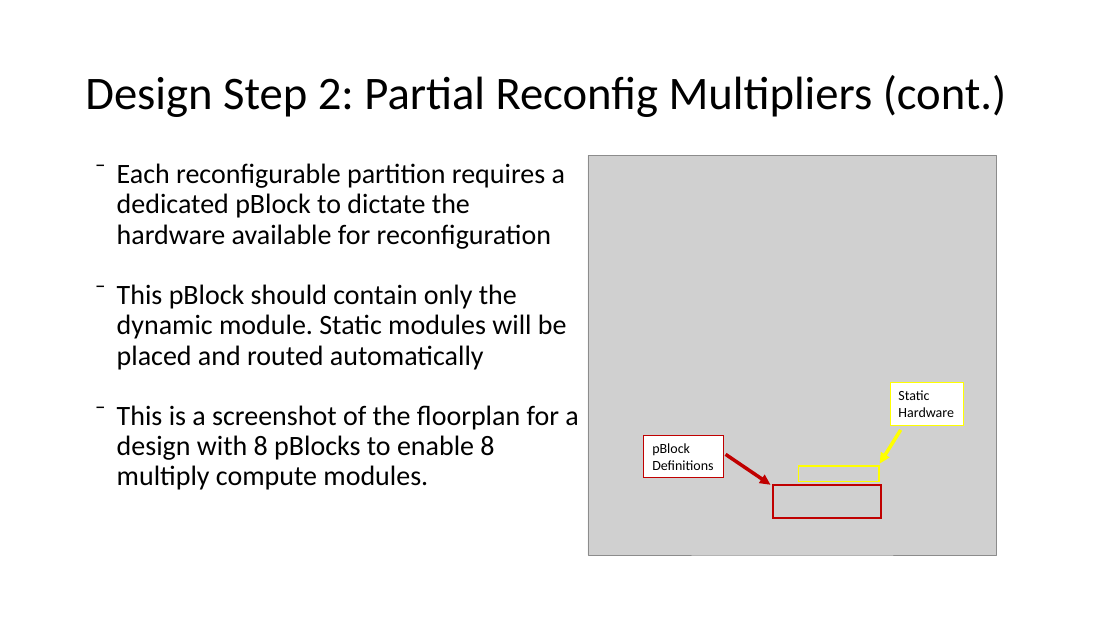
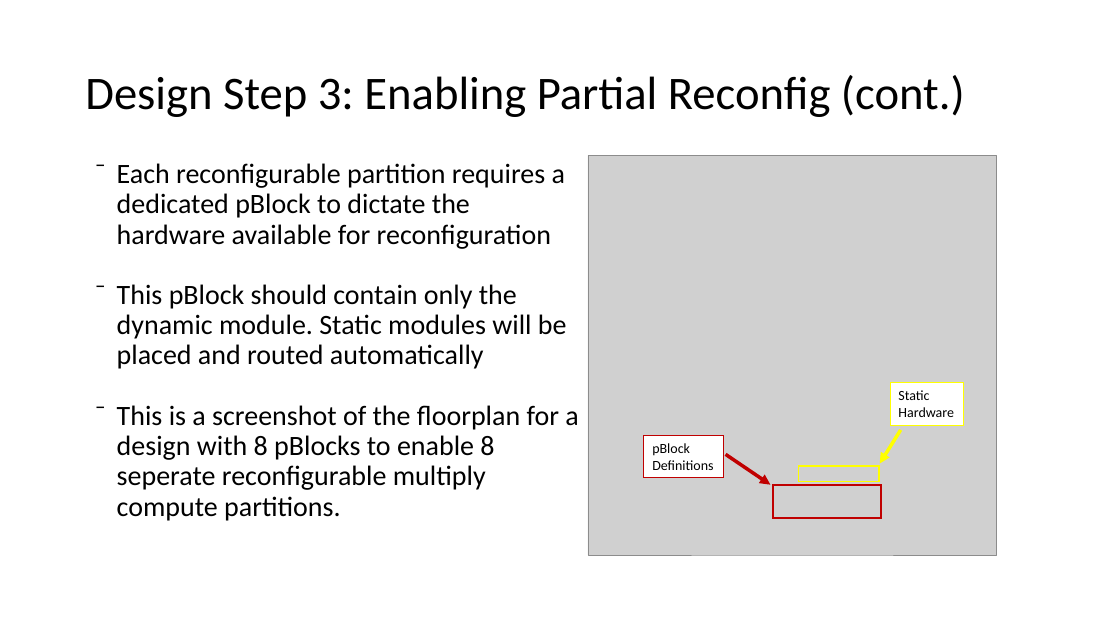
Before and after one commit to monkeyboyfr3sh/ReconHardware, a slide deck: slide 13 of Documents/8_24_2020.pptx. Drawn at 1120x630 pixels with LibreOffice and Linux fonts; fonts in the diff are those of the drawing; grey boxes stand for pictures. Boxes give left, top, right and bottom in pixels: in the first picture for what was removed or moved away, otherwise in the second. Text is boxed around its words. In the diff, an @@ line names an element or a change of style, - is before the commit and + after.

```diff
--- a/Documents/8_24_2020.pptx
+++ b/Documents/8_24_2020.pptx
@@ title at (85, 75, 965, 117): text changed @@
-Design Step 2: Partial Reconfig Multipliers (cont.)
+Design Step 3: Enabling Partial Reconfig (cont.)
@@ text at (117, 405, 578, 521): text changed @@
-⁻ This is a screenshot of the floorplan for a design with 8 pBlocks to enable 8 multiply compute modules.
+⁻ This is a screenshot of the floorplan for a design with 8 pBlocks to enable 8 seperate reconfigurable multiply compute partitions.
```
Also in this commit, not shown: 5 other slides changed, 1 slide added, 1 other file.
